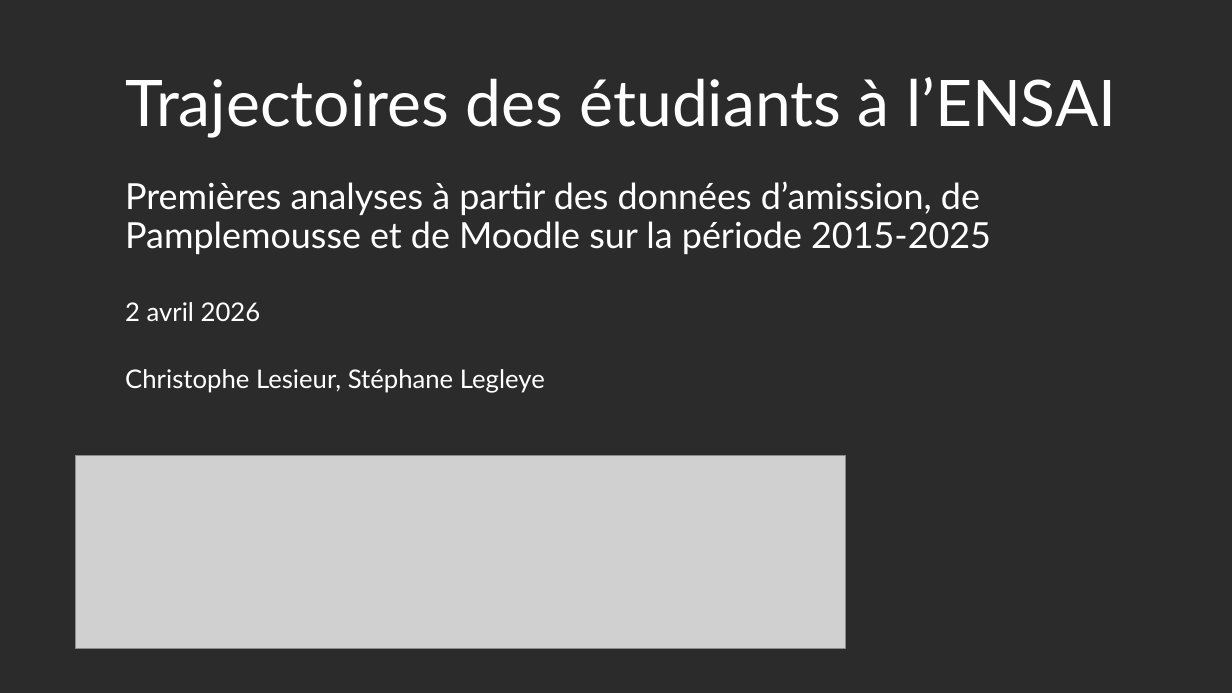
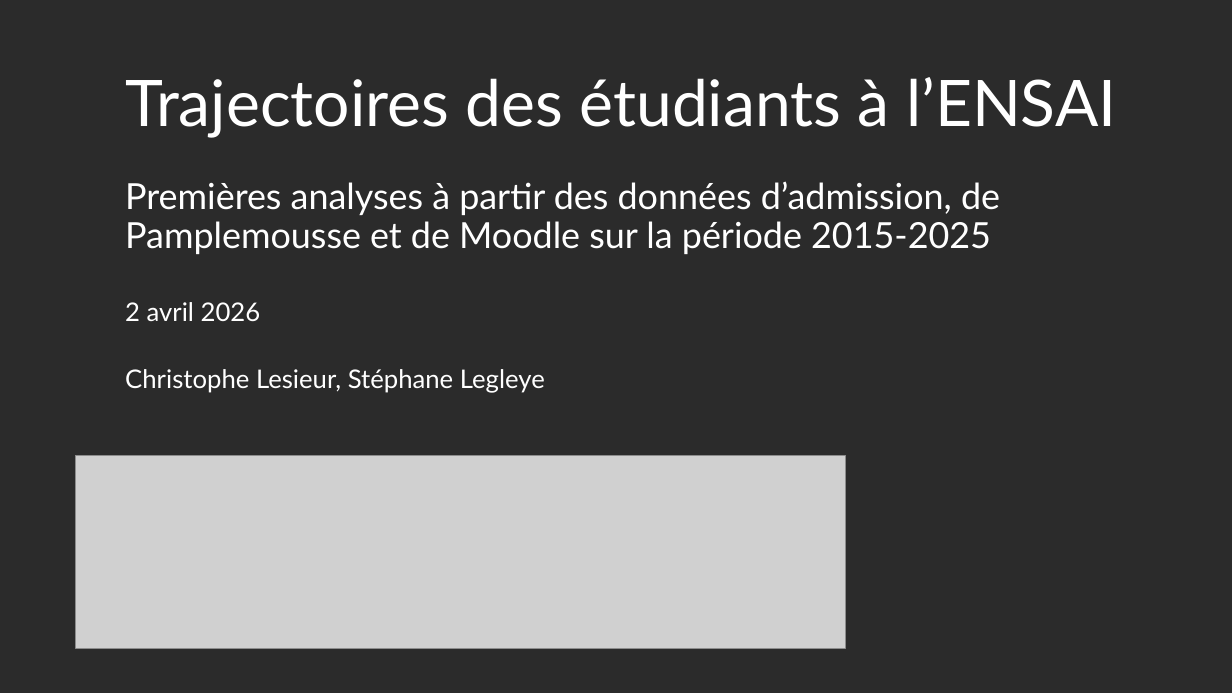
Before and after one commit to chlesieur/analyse_bdd_eleves_ensai, a slide deck: slide 1 of presentation/Presentation_trajectoires_etudiants_ENSAI.pptx. Drawn at 1232x693 pixels with LibreOffice and Linux fonts; fonts in the diff are those of the drawing; grey boxes stand for pictures; background and template pictures are left out; a plain dark background stands for a picture behind light text. Boxes give left, top, right and bottom in pixels: in the first picture for what was removed or moved away, otherwise in the second. Text is boxed around its words. In the diff, an @@ line names an element or a change of style, - is before the commit and + after.

```diff
--- a/presentation/Presentation_trajectoires_etudiants_ENSAI.pptx
+++ b/presentation/Presentation_trajectoires_etudiants_ENSAI.pptx
@@ text at bbox=[125, 181, 1000, 254]: text changed @@
-Premières analyses à partir des données d’amission, de Pamplemousse et de Moodle sur la période 2015-2025
+Premières analyses à partir des données d’admission, de Pamplemousse et de Moodle sur la période 2015-2025
```
Also in this commit, not shown: 1 other slide changed, 2 other files.
